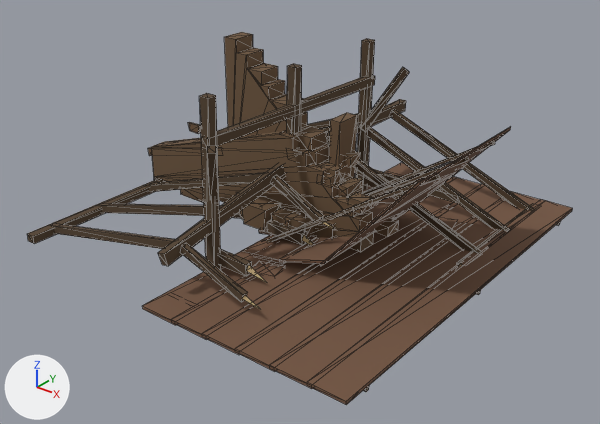
The glTF model assets/architecture/farm/SM_Farm_Ruins.glb: old version first, new version second.
Rendered twice from a 50 mm camera at (8.04, -9.86, 6.44) aimed at (0.48, -0.41, 0.58). Every picture has the same lights, and +X, +Y and +Z are marked at lower left. The picture after the commit comes second. Mesh edges are drawn as thin lines. Vertices at exactly the same position are counted once.

Names of what the first picture shows: 'SM_Farm_GableBreak', 'SM_Farm_InteriorFrame', 'SM_Farm_Jamb_Door', 'SM_Farm_JoistStubs', 'SM_Farm_RoofPan_Fallen', 'SM_Farm_RoofPan_Intact', 'SM_Farm_Rubble_Wall', 'SM_Farm_Truss', 'SM_Farm_WallBreak_North'.
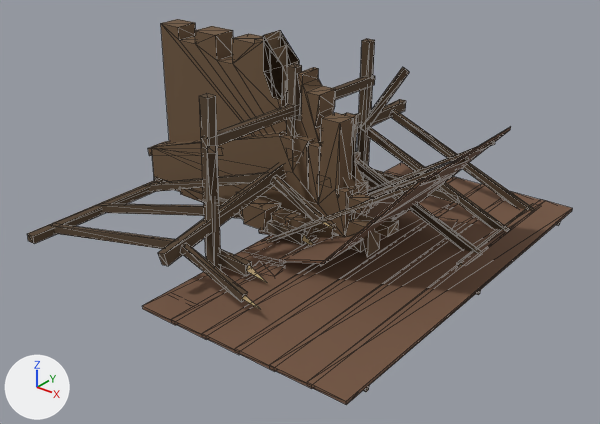
Changed parts and their boxes (x1, y1, x2, y2) in the pictures (600 x 424 px; the box of a moved part takes in the faces that stretch with it):
'SM_Farm_WallBreak_North', reshaped
    before: (224, 32, 363, 199)
    after: (161, 19, 370, 221)
'SM_Farm_GableBreak', reshaped (11% taller)
    before: (148, 122, 399, 252)
    after: (148, 112, 399, 257)
part 1 of me_sm_farm_gablebreak, moved or reshaped
    before: (154, 130, 372, 252)
    after: (154, 112, 380, 257)
part 2 of me_sm_farm_wallbreak_north, moved or reshaped (not visible before)
    after: (350, 209, 370, 220)
part 3 of me_sm_farm_wallbreak_north, moved or reshaped
    before: (339, 178, 363, 197)
    after: (352, 180, 368, 195)
part 4 of me_sm_farm_wallbreak_north, rebuilt
    before: (224, 32, 362, 199)
    after: (161, 19, 367, 221)
'SM_Farm_Jamb_Door', unchanged, covered by the edit
    before: (329, 113, 360, 178)
    after: (344, 113, 360, 164)

The edits, one by one:
me_sm_farm_gablebreak is used by ob_sm_farm_gablebreak; location (0.0, 0.0, 0.0).
me_sm_farm_gablebreak had 180 vertices, 304 faces and spanned x -3.21..2.11, y -0.34..0.03, z 0.0..1.8.
me_sm_farm_gablebreak now has 182 vertices, 308 faces and spans x -3.21..2.11, y -0.34..0.03, z 0.0..2.23.
Part 1, on me_sm_farm_gablebreak:
34 vertices are removed from x 0.0..1.6, y -0.34..0.0, z 0.55..1.78.
96 faces are deleted.
18 vertices are added at x 0.0..1.76, y -0.34, z 0.16..2.23.
18 new vertices lie (0.0, 0.34, 0.0) away from vertices in x 0.0..1.76, y -0.34, z 0.16..2.23.
100 new faces join them.
me_sm_farm_wallbreak_north is used by ob_sm_farm_wallbreak_north; location (0.0, 0.0, 0.0).
me_sm_farm_wallbreak_north had 146 vertices, 244 faces and spanned x -1.26..1.35, y -0.29..0.26, z 0.0..3.12.
me_sm_farm_wallbreak_north now has 200 vertices, 336 faces and spans x -2.75..1.45, y -0.29..0.26, z 0.0..3.28.
me_sm_farm_wallbreak_north part 2: the loose piece of 8 vertices spanning x 1.11..1.35, y -0.24..0.19, z 0.63..0.82 is moved by (0.1, 0.0, 0.0).
me_sm_farm_wallbreak_north part 3: the loose piece of 8 vertices spanning x 1.05..1.25, y -0.19..0.24, z 0.98..1.14 is moved by (0.1, 0.0, 0.0).
me_sm_farm_wallbreak_north part 4: the loose piece of 58 vertices spanning x -1.25..1.25, y -0.2..0.2, z 0.0..3.12 is rebuilt with 80 vertices and now spans x -2.75..1.35, y -0.2..0.2, z 0.0..3.28.
Other edits to the shape of me_sm_farm_wallbreak_north do not show in these pictures.
